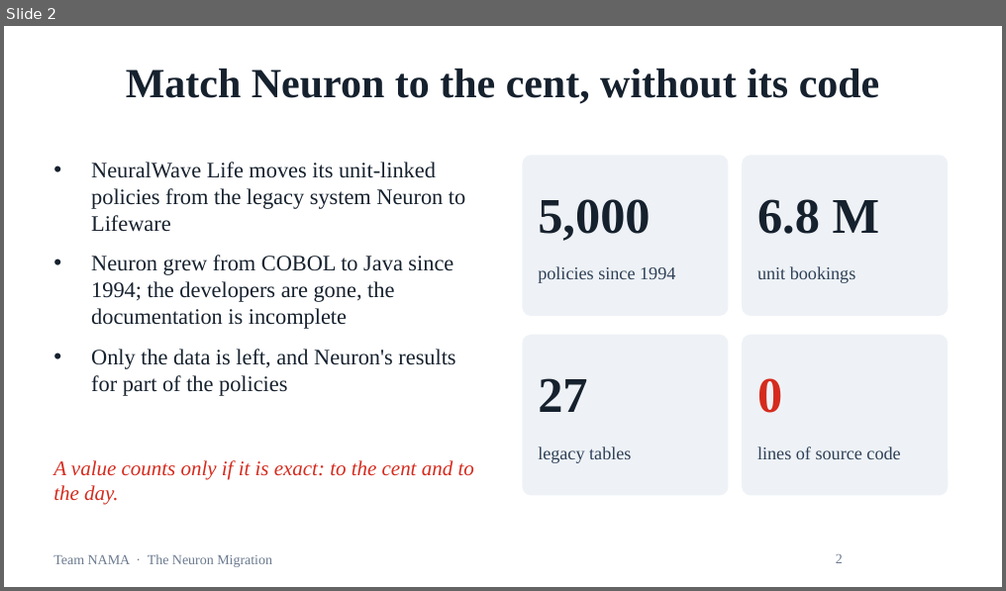
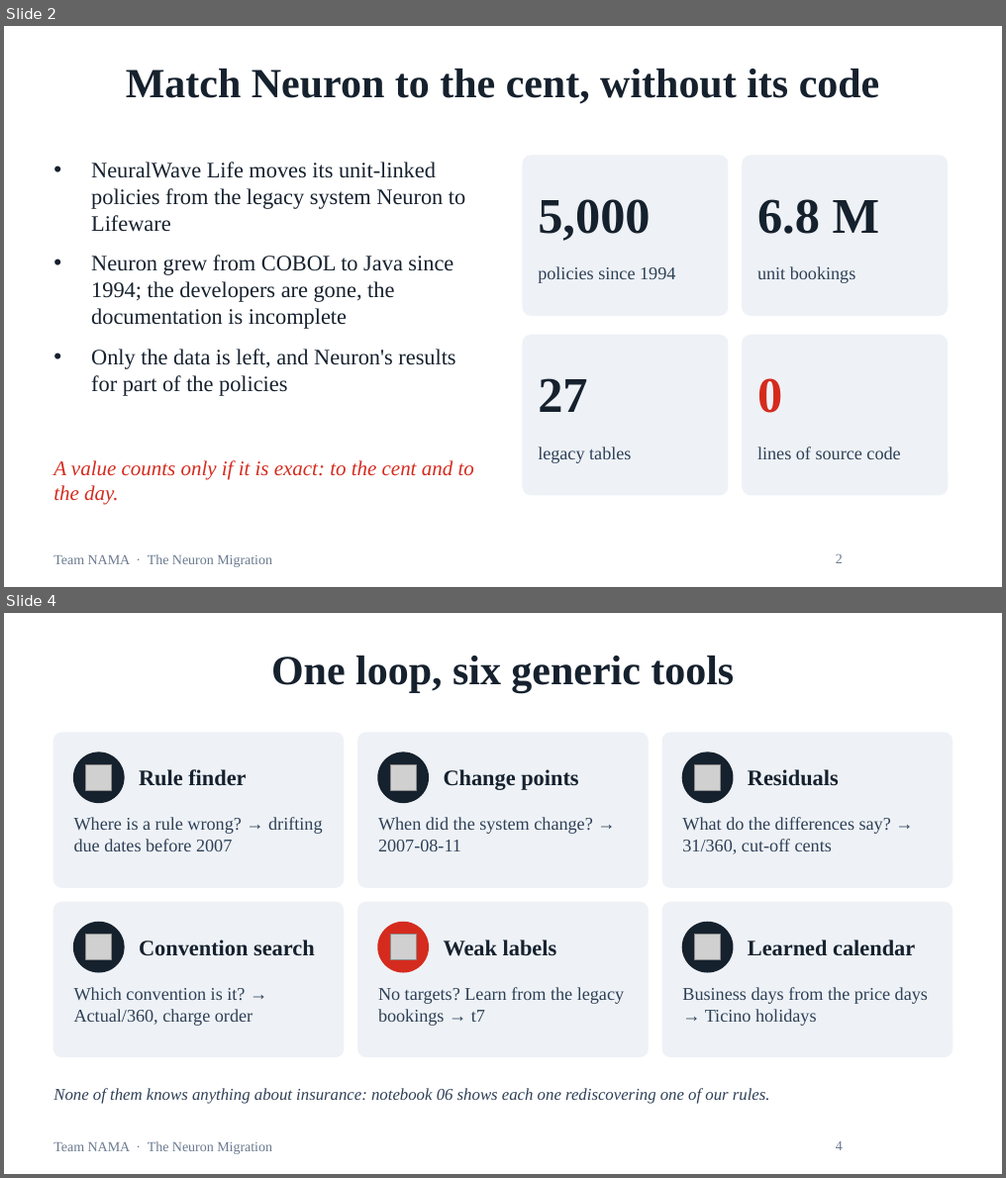
Before and after one commit to mj-amin-ece/Lifeware-Challenge, a slide deck: presentation/NAMA_Neuron_Migration.pptx. Shown one above the other, each under a label of ours: slide 2 before the commit, slides 2 and 4 after it; the slides between them are not shown. The pictures are 1006x591 and 1006x1178 pixels, drawn with LibreOffice and Linux fonts; fonts in the diff are those of the drawing; grey boxes stand for pictures; background and template pictures are left out. Boxes give left, top, right and bottom in pixels: in the first picture for what was removed or moved away, otherwise in the second. Text is boxed around its words. In the diff, an @@ line names an element or a change of style, - is before the commit and + after.

```diff
--- a/presentation/NAMA_Neuron_Migration.pptx
+++ b/presentation/NAMA_Neuron_Migration.pptx
@@ slide 4 added at (4,613,1002,1174), background #FFFFFF; not listed: 1 template element that a slide beside it also shows @@
@@ title added at (271,656,734,692), 30 pt, text #16212E, bold @@
+One loop, six generic tools
@@ rounded rectangle added at (54,733,344,887), fill #EEF2F6, outline #EEF2F6 1 pt @@
@@ ellipse added at (74,753,124,803), fill #16212E, outline #16212E 1 pt @@
@@ rounded rectangle added at (358,733,648,887), fill #EEF2F6, outline #EEF2F6 1 pt @@
@@ ellipse added at (378,753,428,803), fill #16212E, outline #16212E 1 pt @@
@@ rounded rectangle added at (662,733,952,887), fill #EEF2F6, outline #EEF2F6 1 pt @@
@@ ellipse added at (682,753,733,803), fill #16212E, outline #16212E 1 pt @@
@@ picture added at (86,764,112,790) @@
@@ text added at (139,769,246,786), 16 pt, text #16212E, bold @@
+Rule finder
@@ picture added at (390,764,416,790) @@
@@ text added at (444,769,578,790), 16 pt, text #16212E, bold @@
+Change points
@@ picture added at (695,764,721,790) @@
@@ text added at (747,769,839,786), 16 pt, text #16212E, bold @@
+Residuals
@@ text added at (74,817,322,852), 13 pt, text #2E4057 @@
+Where is a rule wrong? → drifting due dates before 2007
@@ text added at (378,817,593,852), 13 pt, text #2E4057 @@
+When did the system change? → 2007-08-11
@@ text added at (682,817,891,855), 13 pt, text #2E4057 @@
+What do the differences say? → 31/360, cut-off cents
@@ rounded rectangle added at (54,902,344,1058), fill #EEF2F6, outline #EEF2F6 1 pt @@
@@ rounded rectangle added at (358,902,648,1058), fill #EEF2F6, outline #EEF2F6 1 pt @@
@@ rounded rectangle added at (662,902,952,1058), fill #EEF2F6, outline #EEF2F6 1 pt @@
@@ ellipse added at (74,922,124,972), fill #16212E, outline #16212E 1 pt @@
@@ picture added at (86,935,112,960) @@
@@ ellipse added at (378,922,428,972), fill #D52B1E, outline #D52B1E 1 pt @@
@@ picture added at (390,935,416,960) @@
@@ ellipse added at (682,922,733,972), fill #16212E, outline #16212E 1 pt @@
@@ picture added at (695,935,721,960) @@
@@ text added at (139,940,315,957), 16 pt, text #16212E, bold @@
+Convention search
@@ text added at (444,940,557,957), 16 pt, text #16212E, bold @@
+Weak labels
@@ text added at (747,940,915,957), 16 pt, text #16212E, bold @@
+Learned calendar
@@ text added at (74,987,252,1026), 13 pt, text #2E4057 @@
+Which convention is it? → Actual/360, charge order
@@ text added at (378,987,624,1026), 13 pt, text #2E4057 @@
+No targets? Learn from the legacy bookings → t7
@@ text added at (682,987,928,1026), 13 pt, text #2E4057 @@
+Business days from the price days → Ticino holidays
@@ text added at (54,1088,770,1104), 12 pt, text #2E4057, italic @@
+None of them knows anything about insurance: notebook 06 shows each one rediscovering one of our rules.
@@ page number added at (836,1142,843,1151), 10 pt, text #6B7A8F @@
+4
```
Also in this commit, not shown: 4 slides changed, 1 other slide added, 1 slide removed, 7 other files.
